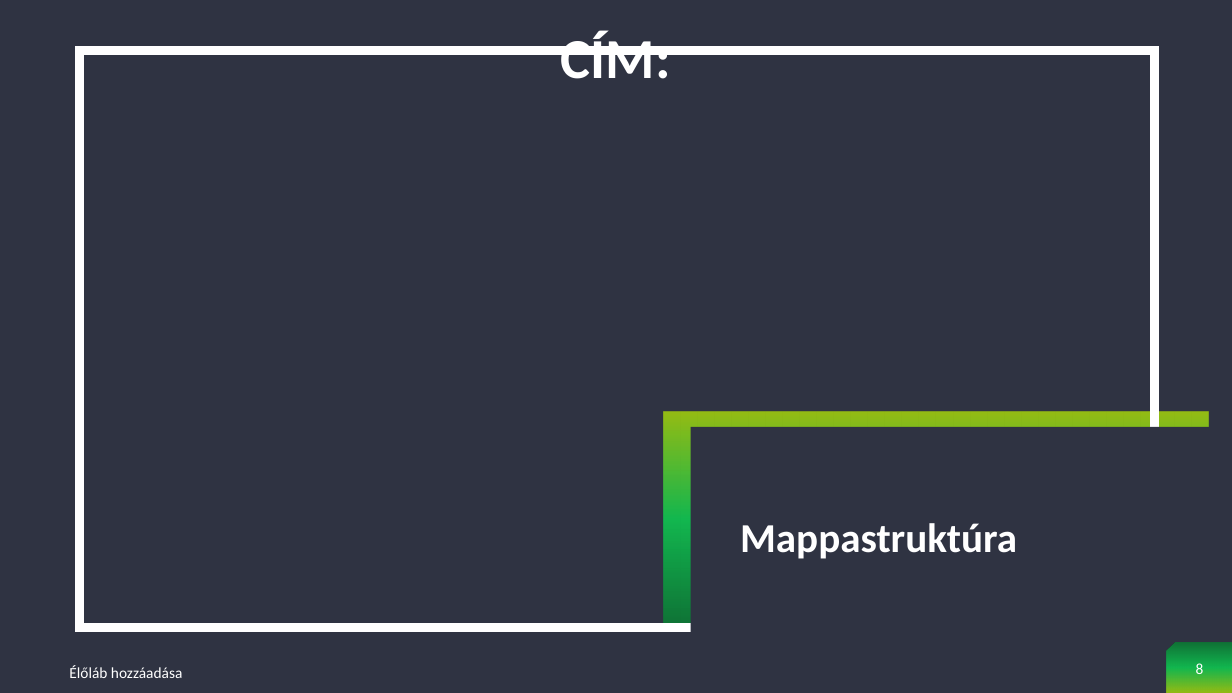
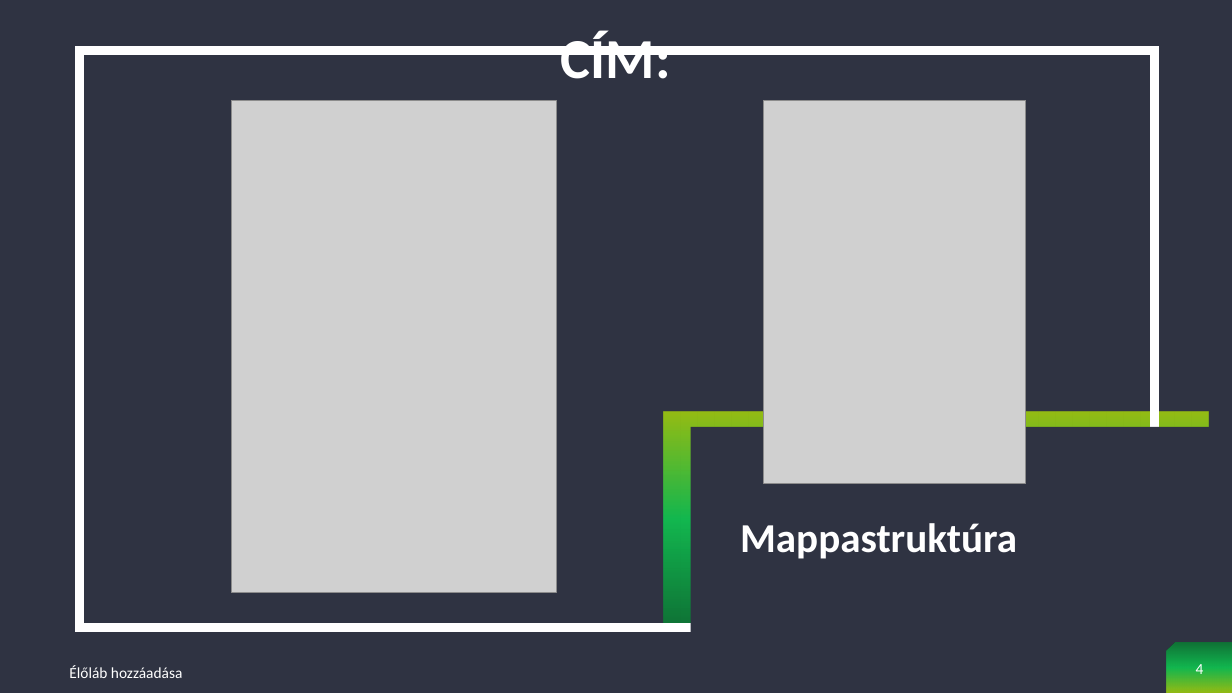
Before and after one commit to baranyidaniel/terfelszinszamito, a slide deck: slide 4 of docs/Térfelszínszámító.pptx (slide 8 before the commit). Drawn at 1232x693 pixels with LibreOffice and Linux fonts; fonts in the diff are those of the drawing; grey boxes stand for pictures; background and template pictures are left out. Boxes give left, top, right and bottom in pixels: in the first picture for what was removed or moved away, otherwise in the second. Text is boxed around its words. In the diff, an @@ line names an element or a change of style, - is before the commit and + after.

```diff
--- a/docs/Térfelszínszámító.pptx
+++ b/docs/Térfelszínszámító.pptx
@@ picture added at <box>231,101,556,593</box> @@
@@ picture added at <box>763,101,1026,484</box> @@
@@ page number at <box>1196,664,1204,674</box>: text changed @@
-8
+4
```
Also in this commit, not shown: 1 other slide changed, 1 slide removed.
